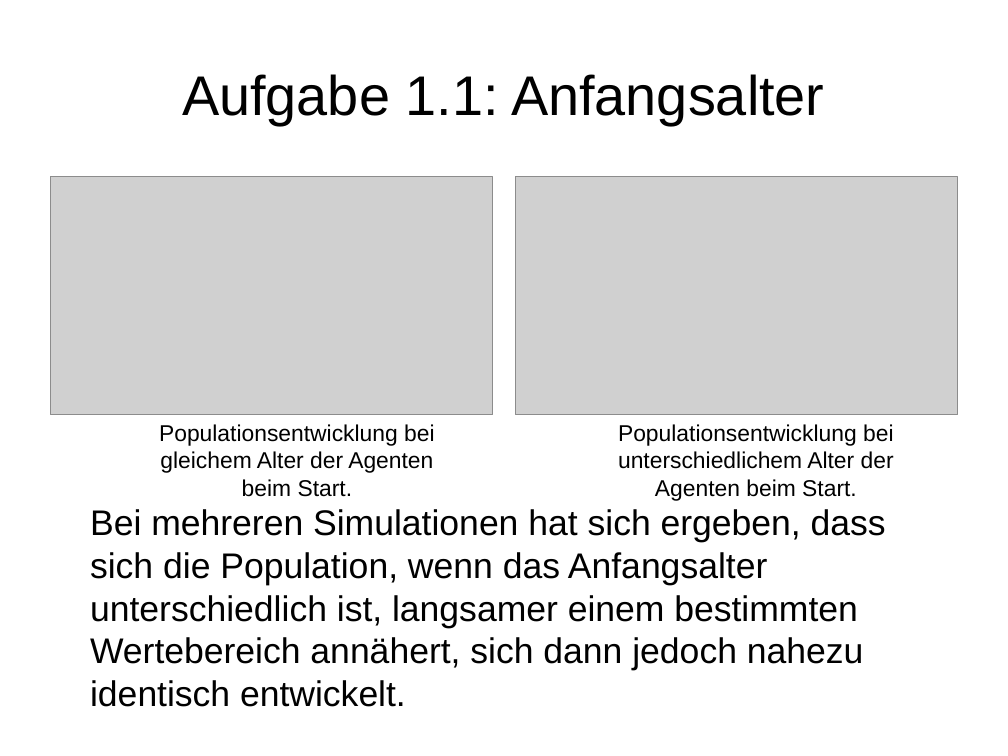
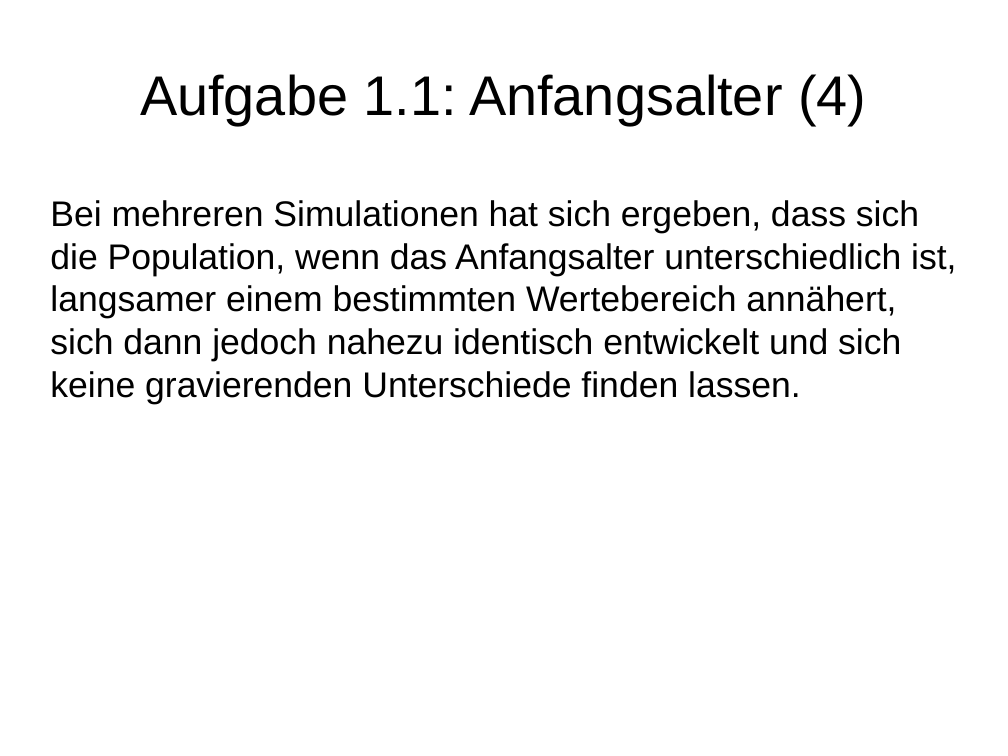
Before and after one commit to wsmirnow/Sugarscape, a slide deck: slide 18 of Presentation/Presentation.odp (slide 10 before the commit). Drawn at 1008x756 pixels with LibreOffice and Linux fonts; fonts in the diff are those of the drawing; grey boxes stand for pictures. Boxes give left, top, right and bottom in pixels: in the first picture for what was removed or moved away, otherwise in the second. Text is boxed around its words. In the diff, an @@ line names an element or a change of style, - is before the commit and + after.

```diff
--- a/Presentation/Presentation.odp
+++ b/Presentation/Presentation.odp
@@ title at [140,74,866,125]: text changed @@
-Aufgabe 1.1: Anfangsalter
+Aufgabe 1.1: Anfangsalter (4)
@@ picture removed at [50,177,493,414] @@
@@ picture removed at [515,177,958,414] @@
@@ subtitle at [50,200,956,404]: text changed @@
-Bei mehreren Simulationen hat sich ergeben, dass sich die Population, wenn das Anfangsalter unterschiedlich ist, langsamer einem bestimmten Wertebereich annähert, sich dann jedoch nahezu identisch entwickelt.
+Bei mehreren Simulationen hat sich ergeben, dass sich die Population, wenn das Anfangsalter unterschiedlich ist, langsamer einem bestimmten Wertebereich annähert, sich dann jedoch nahezu identisch entwickelt und sich keine gravierenden Unterschiede finden lassen.
@@ subtitle "Bei mehreren Simulationen hat sich ..." at [50,200,956,404]: vertical alignment top to middle @@
@@ text removed at [159,424,434,497] @@
-Populationsentwicklung bei gleichem Alter der Agenten beim Start.
@@ text removed at [618,424,894,501] @@
-Populationsentwicklung bei unterschiedlichem Alter der Agenten beim Start.
```
Also in this commit, not shown: 10 other slides changed, 12 slides added, 2 slides removed, 1 other file.
